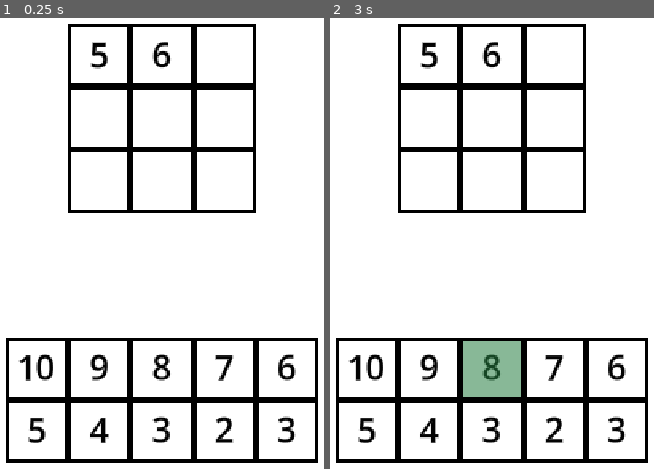
Above: before the commit, frames 1-2 (left to right).
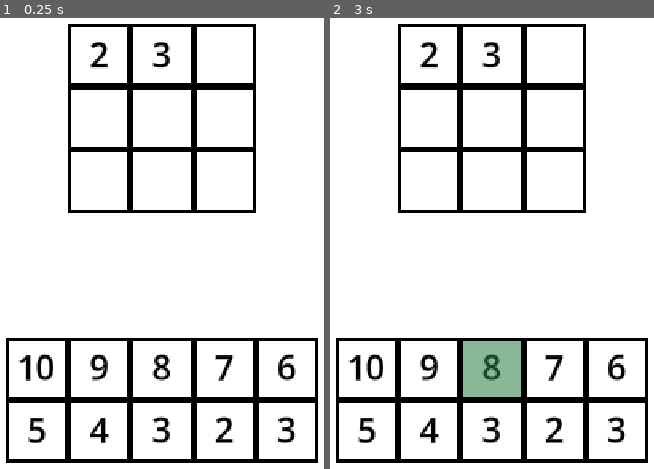
Above: after the commit, the same moments.

Repository: csderouchie/spadedoku
Game: Godot game, scene res://Scenes/Game.tscn
Same seed, same stepped clock (60 frames per second), same inputs: the game is played once before the commit and once after it.
Inputs (mouse positions are in pixels of both pictures, inside the frame that each line leads up to):
- Up to frame 1 (0.25 s): no input
- Up to frame 2 (3 s): tap Enter at 0.5, 2 s; move the mouse to (592, 139) at 0.52 s; press the mouse at (592, 139) at 0.53 s; tap Space at 1.25, 2.75 s; move the mouse to (401, 220) at 1.27 s; release the mouse at (401, 220) at 1.28 s; click (401, 220) at 1.35 s; move the mouse to (outside the picture) at 2.02 s; press the mouse at (outside the picture) at 2.03 s; move the mouse to (469, 342) at 2.77 s; release the mouse at (469, 342) at 2.78 s; click (469, 342) at 2.85 s

The runs differ from the first frame. In frame 1, 0.4% of the frame differs, in the area x 27-53%, y 5-12%; in frame 2, 0.4%.

Commit message:
Added fix for alt tile bug

Diff:
--- a/Data/levels.json
+++ b/Data/levels.json
@@ -6,12 +6,12 @@
 			{
 			"x": -1,
 			"y": -3,
-			"card": 5
+			"card": 2
 		},
 		{
 			"x": 0,
 			"y": -3,
-			"card": 6
+			"card": 3
 		}
 		]
 	},
--- a/Scripts/game_manager.gd
+++ b/Scripts/game_manager.gd
@@ -23,10 +23,7 @@
 		if selection != Vector2i(-10,-10) and card_layer.get_cell_source_id(tile_pos) == -1:
 			var alt_tile : int
 			var selected_tile = card_layer.get_cell_source_id(selection)
-			if selected_tile == 2: # Work around alt tile bug
-				alt_tile = 2
-			else:
-				alt_tile = 1
+			alt_tile = get_alt_tile(selected_tile)
 				# Move selected tile
 			card_layer.erase_cell(selection)
 			card_layer.set_cell(tile_pos, selected_tile, Vector2i.ZERO, alt_tile)
@@ -40,7 +37,7 @@
 func get_level_data(level_num : int):
 	return Level.levels[str(level_num)]
 
-func load_level(level_num : int):
+func load_level(level_num : int): # Load full level from its number
 	var level = get_level_data(level_num)
 	board_coords = []
 	for i in len(base_board_coords): # Load board
@@ -51,16 +48,19 @@
 			background.set_cell(base_board_coords[i], 0, Vector2i.ZERO, 1)
 	var alt_tile : int
 	for i in range(len(level["hand"])): # Load hand
-		if level["hand"][i] == 2: # alt tile bug
-			alt_tile = 2
-		else:
-			alt_tile = 1
+		alt_tile = get_alt_tile(level["hand"][i])
 		card_layer.set_cell(hand_coords[i], level["hand"][i], Vector2i.ZERO, alt_tile)
 	for i in range(len(level["board_cards"])): # Load board cards
 		var board_card = level["board_cards"][i]
 		var coords := Vector2i(board_card["x"], board_card["y"])
-		card_layer.set_cell(coords, board_card["card"], Vector2i.ZERO, 1)
+		alt_tile = get_alt_tile(board_card["card"])
+		card_layer.set_cell(coords, board_card["card"], Vector2i.ZERO, alt_tile)
 
+func get_alt_tile(num : int) -> int: # Work around for alt tile bug
+		if num == 2:
+			return 2
+		else:
+			return 1
 
 # Active game tiles array builders
 func _get_hand_coords() -> Array:
